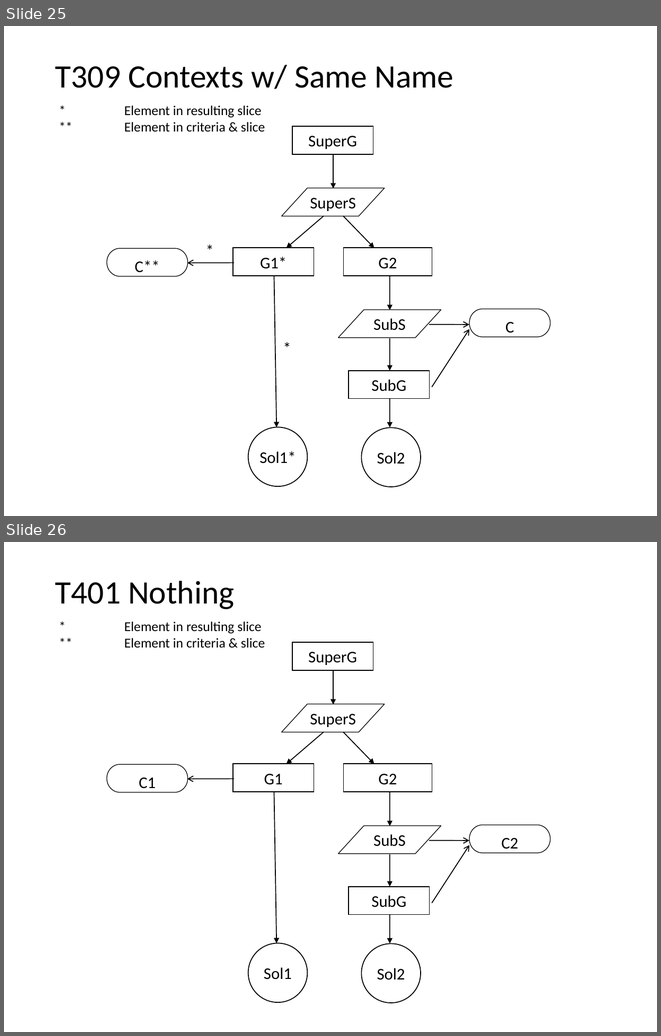
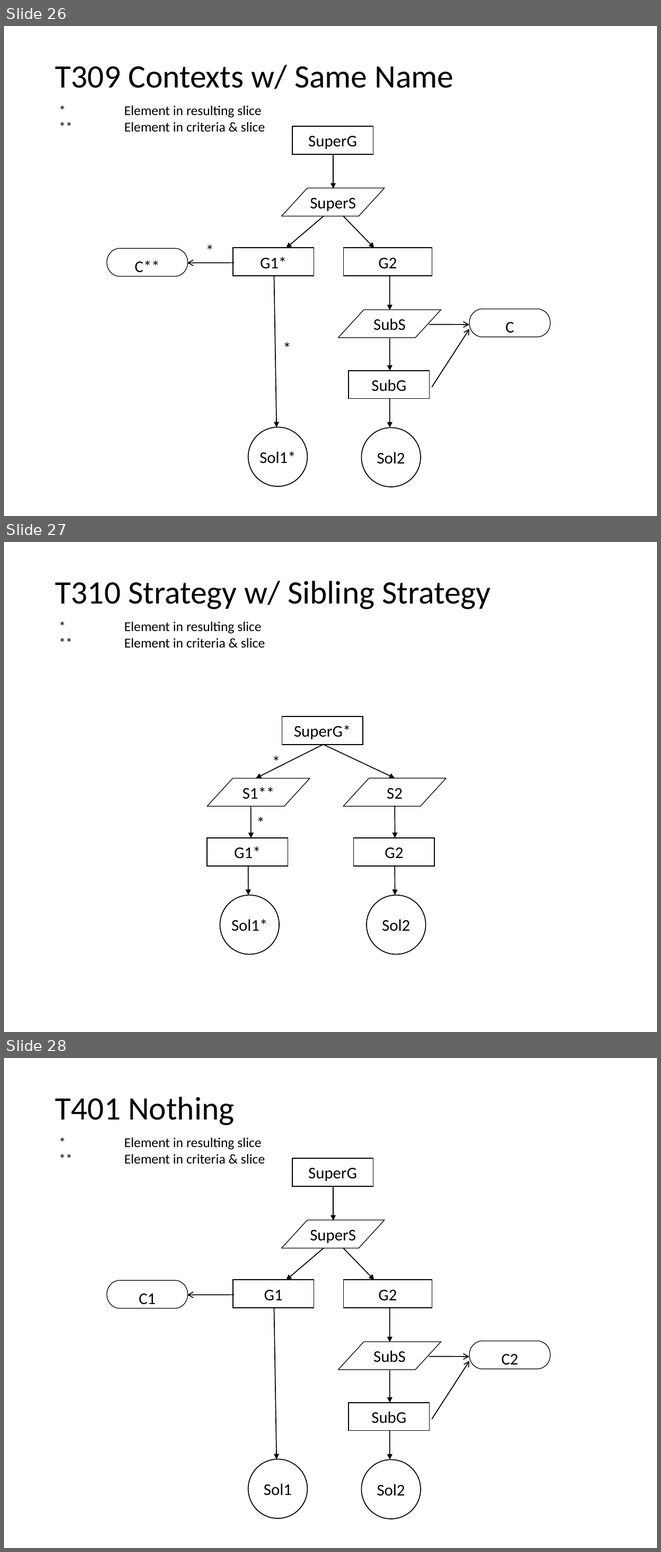
Before and after one commit to nlsfung/MMINT_Examples, a slide deck: GSNSliceReviseTestSuite/TestSuite.ppt. Shown one above the other, each under a label of ours: slides 25 and 26 before the commit, slides 26, 27 and 28 after it. The pictures are 661x1036 and 661x1552 pixels, drawn with LibreOffice and Linux fonts; fonts in the diff are those of the drawing. Boxes give left, top, right and bottom in pixels: in the first picture for what was removed or moved away, otherwise in the second. Text is boxed around its words. In the diff, an @@ line names an element or a change of style, - is before the commit and + after.

```diff
--- a/GSNSliceReviseTestSuite/TestSuite.ppt
+++ b/GSNSliceReviseTestSuite/TestSuite.ppt
@@ slide 27 added at bbox=[4, 542, 657, 1032], background #FFFFFF; not listed: 1 template element that a slide beside it also shows @@
@@ text added at bbox=[55, 581, 491, 609], 36 pt, text #000000 @@
+T310 Strategy w/ Sibling Strategy
@@ rectangle added at bbox=[282, 716, 363, 744], fill #FFFFFF, outline #000000 0.94 pt, 18 pt, text #000000 @@
+SuperG*
@@ arrow added from (323, 744) to (256, 778), #000000 0.99 pt @@
@@ text added at bbox=[266, 748, 286, 774], 18 pt, text #000000 @@
+*
@@ arrow added from (323, 744) to (395, 778), #000000 0.99 pt @@
@@ parallelogram added at bbox=[207, 778, 310, 806], fill #FFFFFF, outline #000000 0.74 pt, 18 pt, text #000000 @@
+S1**
@@ parallelogram added at bbox=[344, 778, 446, 806], fill #FFFFFF, outline #000000 0.74 pt, 18 pt, text #000000 @@
+S2
@@ text added at bbox=[250, 809, 271, 835], 18 pt, text #000000 @@
+*
@@ arrow added from (251, 806) to (251, 838), #000000 0.99 pt @@
@@ arrow added from (395, 806) to (395, 838), #000000 0.99 pt @@
@@ rectangle added at bbox=[207, 838, 288, 866], fill #FFFFFF, outline #000000 0.94 pt, 18 pt, text #000000 @@
+G1*
@@ rectangle added at bbox=[353, 838, 434, 866], fill #FFFFFF, outline #000000 0.94 pt, 18 pt, text #000000 @@
+G2
@@ arrow added from (248, 866) to (248, 894), #000000 0.99 pt @@
@@ arrow added from (395, 866) to (395, 894), #000000 0.99 pt @@
@@ ellipse added at bbox=[220, 894, 280, 954], fill #FFFFFF, outline #000000 0.99 pt, 18 pt, text #000000 @@
+Sol1*
@@ ellipse added at bbox=[367, 894, 426, 954], fill #FFFFFF, outline #000000 0.99 pt, 18 pt, text #000000 @@
+Sol2
@@ what was slide 25 is now slide 26 @@
@@ what was slide 26 is now slide 28 @@
```
Also in this commit, not shown: 1 other slide added, 6 other files.
